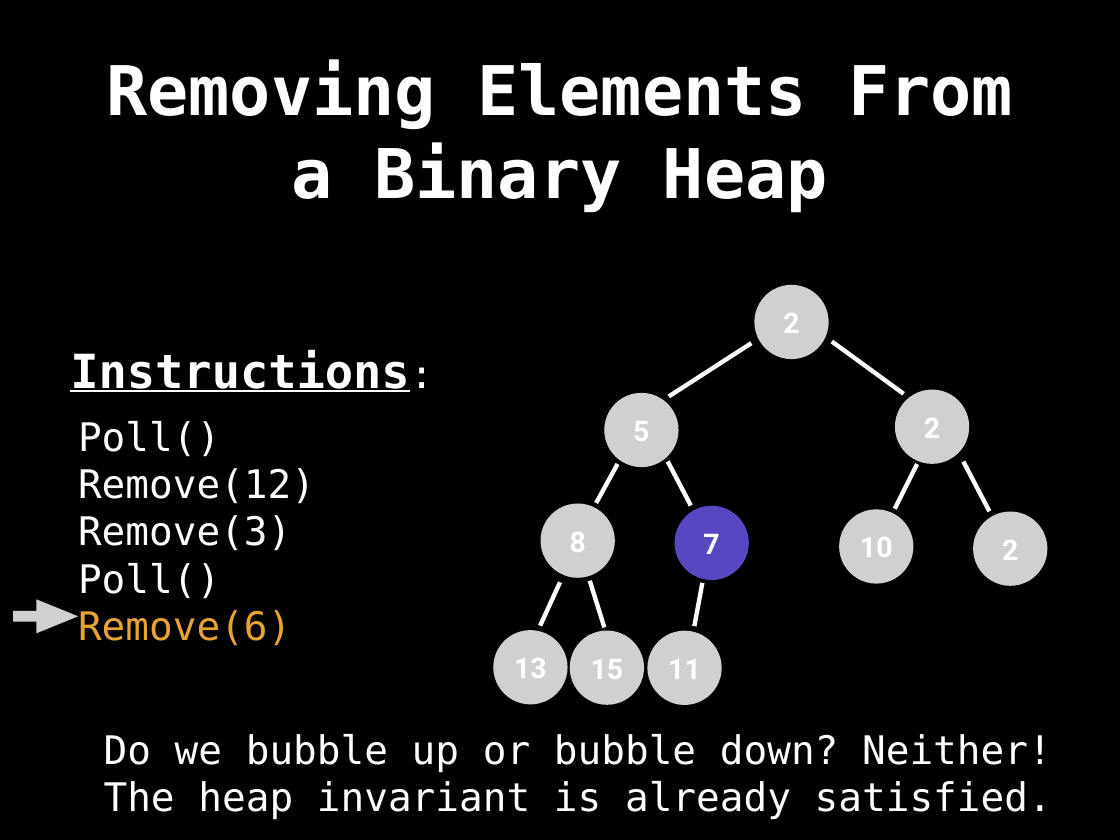
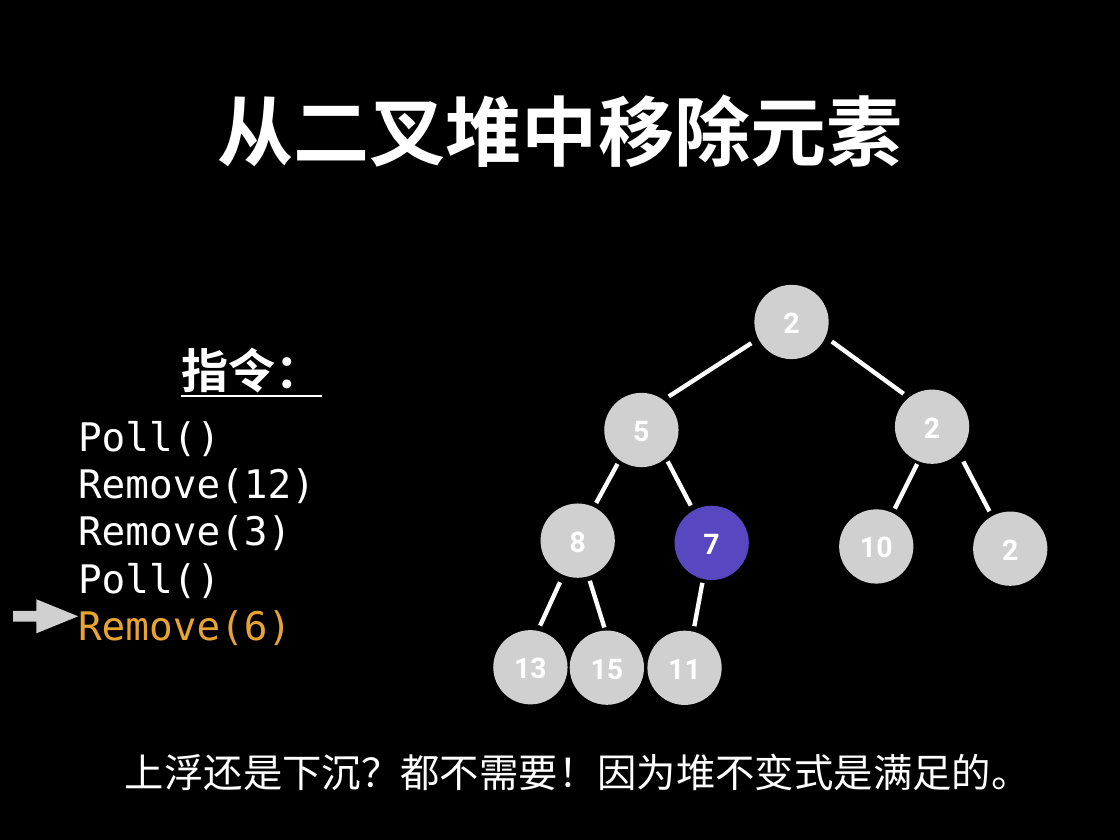
Before and after one commit to spring2go/Algorithms, a slide deck: slide 172 of slides/datastructures/priorityqueue/PriorityQueue.pptx. Drawn at 1120x840 pixels with LibreOffice and Linux fonts; fonts in the diff are those of the drawing; grey boxes stand for pictures. Boxes give left, top, right and bottom in pixels: in the first picture for what was removed or moved away, otherwise in the second. Text is boxed around its words. In the diff, an @@ line names an element or a change of style, - is before the commit and + after.

```diff
--- a/slides/datastructures/priorityqueue/PriorityQueue.pptx
+++ b/slides/datastructures/priorityqueue/PriorityQueue.pptx
@@ title at [217,94,902,167]: text changed; size 62.6 to 69.6 pt @@
-Removing Elements From a Binary Heap
+从二叉堆中移除元素
@@ text at [181,348,322,397]: text changed @@
-Instructions:
+指令：
@@ text at [125,753,1031,791]: text changed @@
-Do we bubble up or bubble down? Neither! The heap invariant is already satisfied.
+上浮还是下沉？都不需要！因为堆不变式是满足的。
```
Also in this commit, not shown: 154 other slides changed, 3 slides added, 3 slides removed.
